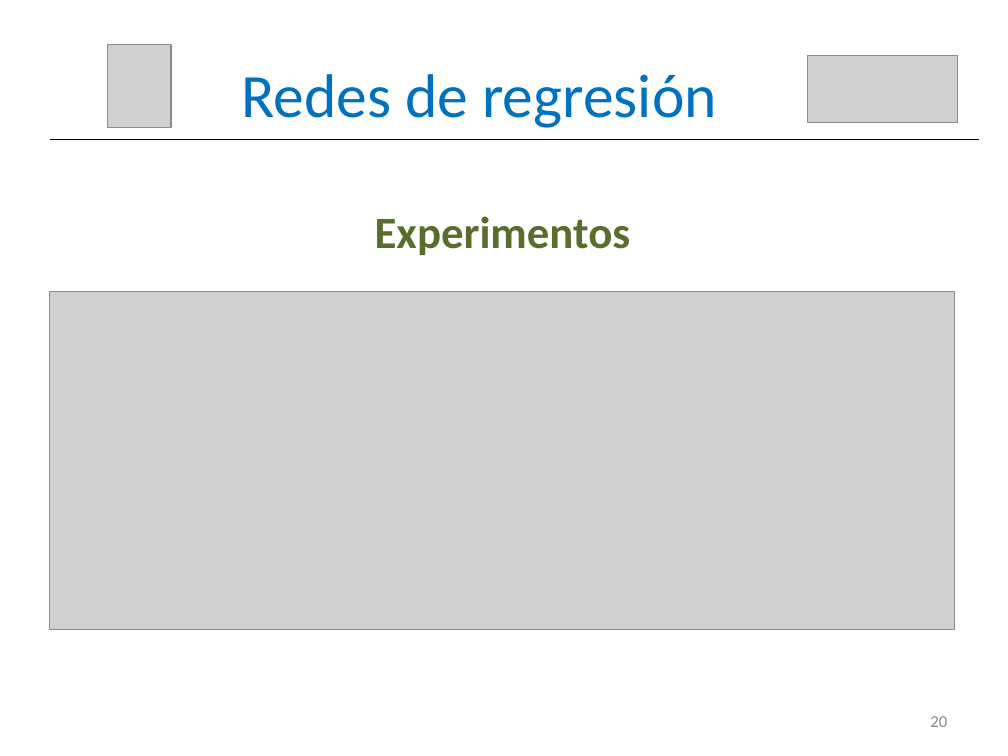
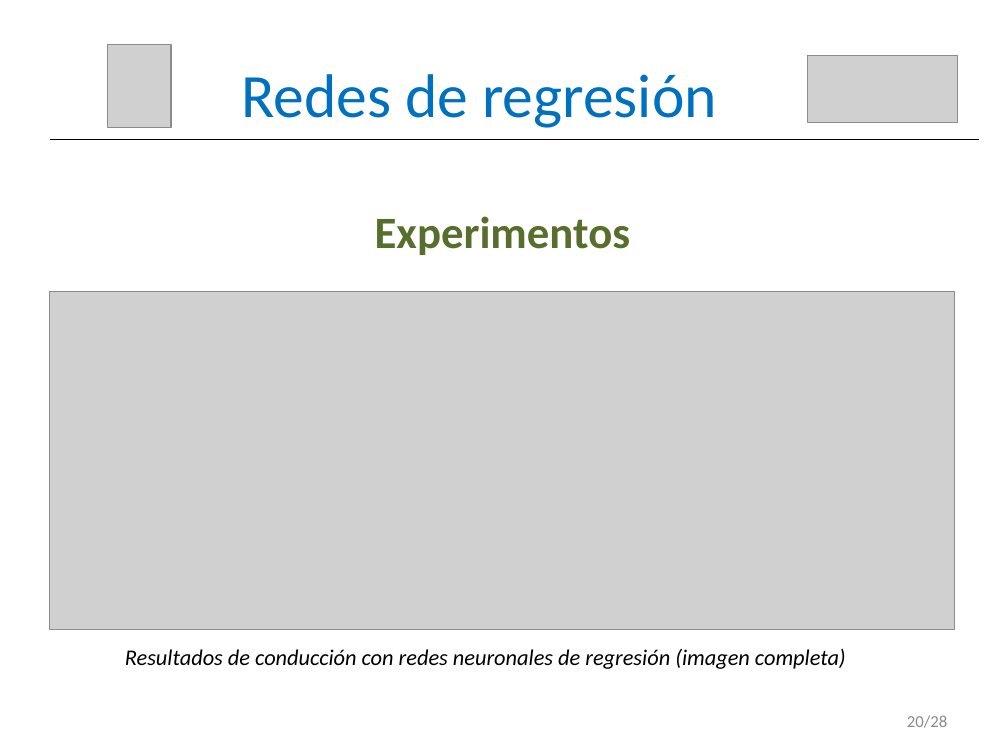
Before and after one commit to RoboticsLabURJC/2017-tfm-vanessa-fernandez, a slide deck: slide 21 of Memoria/Presentación.pptx. Drawn at 1008x756 pixels with LibreOffice and Linux fonts; fonts in the diff are those of the drawing; grey boxes stand for pictures. Boxes give left, top, right and bottom in pixels: in the first picture for what was removed or moved away, otherwise in the second. Text is boxed around its words. In the diff, an @@ line names an element or a change of style, - is before the commit and + after.

```diff
--- a/Memoria/Presentación.pptx
+++ b/Memoria/Presentación.pptx
@@ text added at (125,649,846,669), 16 pt, text #000000, italic @@
+Resultados de conducción con redes neuronales de regresión (imagen completa)
@@ text at (907,715,947,728): text changed @@
-20
+20/28
```
Also in this commit, not shown: 28 other slides changed.
